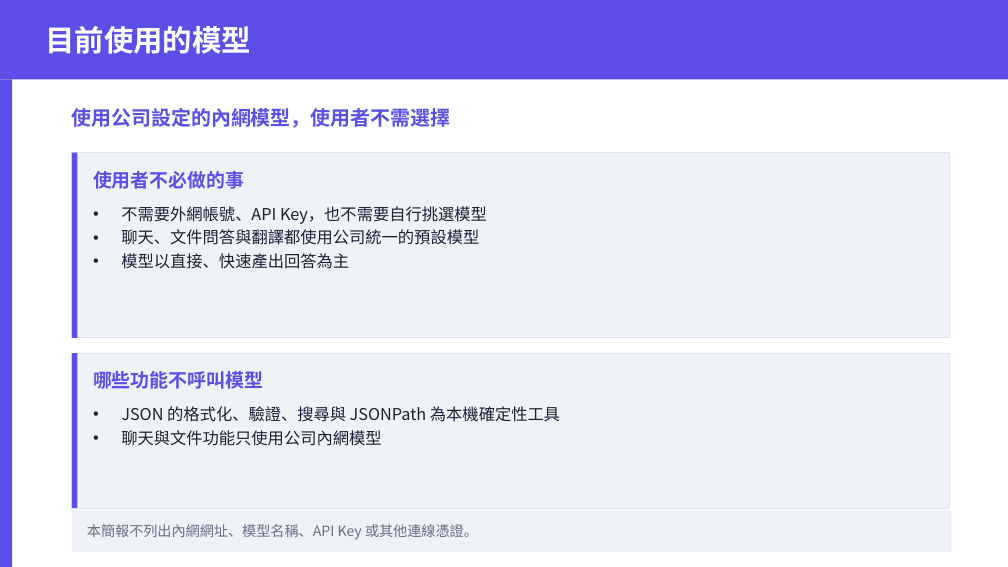
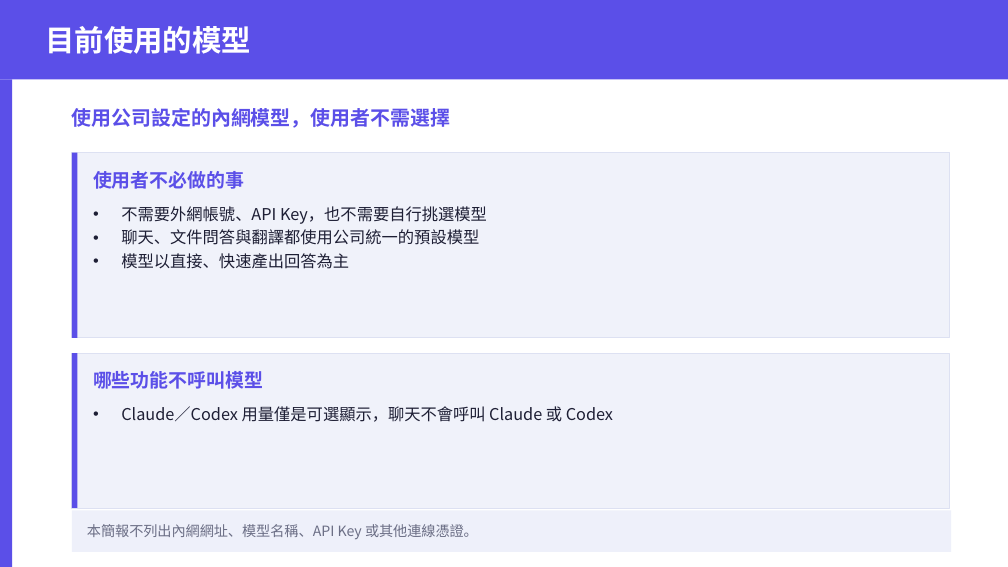
Before and after one commit to tototal999/cat_calude, a slide deck: slide 4 of 使用者SOP_投影版.pptx. Drawn at 1008x567 pixels with LibreOffice and Linux fonts; fonts in the diff are those of the drawing. Boxes give left, top, right and bottom in pixels: in the first picture for what was removed or moved away, otherwise in the second. Text is boxed around its words. In the diff, an @@ line names an element or a change of style, - is before the commit and + after.

```diff
--- a/使用者SOP_投影版.pptx
+++ b/使用者SOP_投影版.pptx
@@ text at bbox=[121, 406, 613, 422]: text changed @@
-• JSON 的格式化、驗證、搜尋與 JSONPath 為本機確定性工具
-• 聊天與文件功能只使用公司內網模型
+• Claude／Codex 用量僅是可選顯示，聊天不會呼叫 Claude 或 Codex
```
Also in this commit, not shown: 8 other slides changed, 1 slide added, 2 slides removed, 17 other files.
